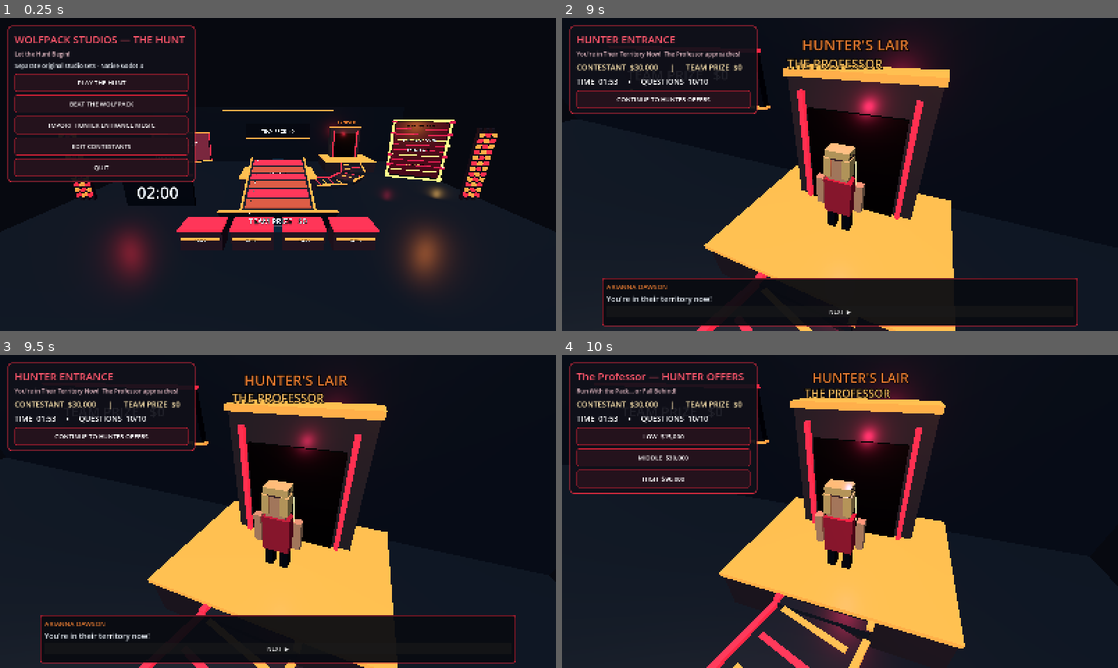
Above: before the commit, frames 1-4 (two rows, left to right).
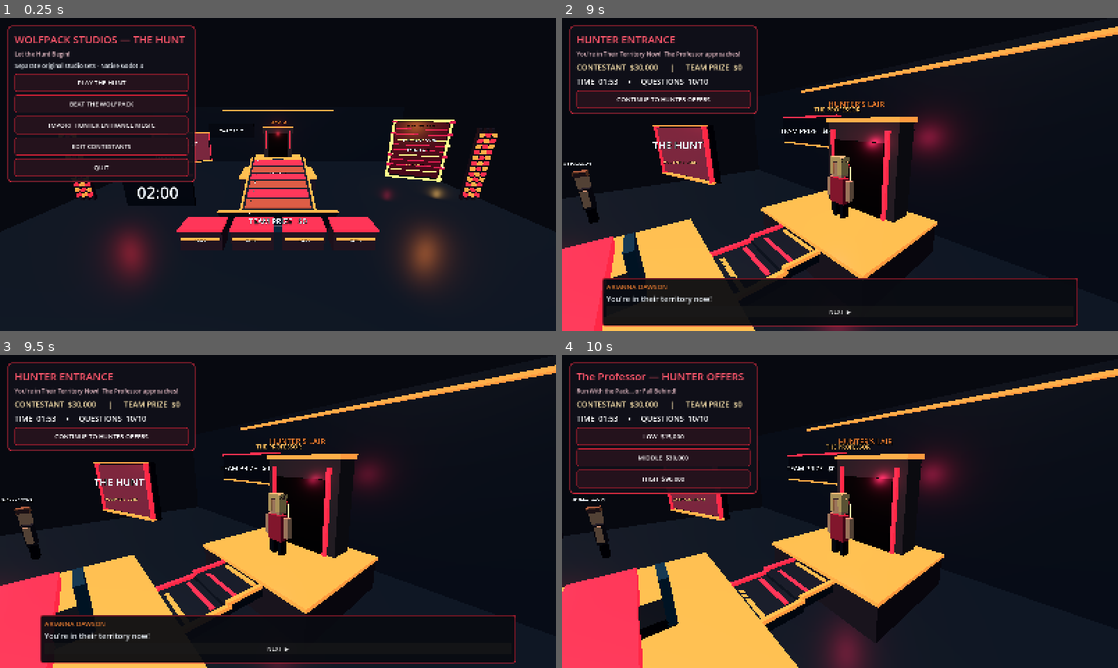
Above: after the commit, the same moments.

Repository: Becksploder2/The-Hunt
Game: Godot game, scene res://main.tscn
The game is run twice, just before and just after one commit, with the same random seed, the same clock (stepped at 60 frames per second) and the same inputs.
Inputs:
- Up to frame 1 (0.25 s): no input
- Up to frame 2 (9 s): click "PLAY THE HUNT" at 0.5 s; click "START CASH BUILDER" at 1.25 s; click "A Ottawa" at 2 s; click "A Jupiter" at 2.75 s; click "A Five" at 3.5 s; click "A Gold" at 4.25 s; click "A 86" at 5 s; click "A Indian" at 5.75 s; click "A 11" at 6.5 s; click "A Raphael" at 7.25 s; click "A Japan" at 8 s; click "A Central Power Unit" at 8.75 s
- Up to frame 3 (9.5 s): no input
- Up to frame 4 (10 s): click "CONTINUE TO HUNTER OFFERS" at 9.5 s

The runs differ from the first frame. In frame 1, 1.2% of the frame differs, in the area x 39-68%, y 32-54%; in frame 2, 25%; in frame 3, 24%; in frame 4, 31%, in the area x 0-100%, y 4-100%.

Commit message:
Invert Hunt stage entrance geography: center Hunter cave and bridge at elevated top of chase table, separate rear scoreboard

Diff:
--- a/godot/main.gd
+++ b/godot/main.gd
@@ -437,9 +437,9 @@
   _build_host_rear_screen()
  else:
   _arch(studio,7.7,-7.3)
- entrance_banner=_text(studio,"",Vector3(8.55,5.3,-10.9) if mode=="hunt" else Vector3(7.7,4.45,-6.52),42,0.005,WHITE)
+ entrance_banner=_text(studio,"",Vector3(0.0,5.3,-11.0) if mode=="hunt" else Vector3(7.7,4.45,-6.52),42,0.005,WHITE)
  entrance_light=OmniLight3D.new()
- entrance_light.position=Vector3(8.6,4.0,-11.0) if mode=="hunt" else Vector3(7.7,3.0,-6.2)
+ entrance_light.position=Vector3(0.0,4.0,-11.0) if mode=="hunt" else Vector3(7.7,3.0,-6.2)
  entrance_light.light_color=RED
  entrance_light.light_energy=4.5
  entrance_light.omni_range=8
@@ -468,7 +468,7 @@
  _box(host_avatar,Vector3(0.58,0.23,0.44),Vector3(0,2.50,0),Color("#b76542"))
  _text(studio,"ARIANNA DAWSON",Vector3(-9.8,3.0,-3.3),42,0.004,WHITE)
  hunter_avatar = _featured_hunter("The Professor")
- hunter_avatar.position=Vector3(8.55,1.0,-11.15) if mode=="hunt" else Vector3(7.7,0,-6.8)
+ hunter_avatar.position=entrance_waypoints[0] if mode=="hunt" else Vector3(7.7,0,-6.8)
  hunter_avatar.visible=false
  contestant_avatar = _avatar(studio,Color("#a41e31"),SKIN)
  contestant_avatar.position=Vector3(0,0,6.3)
@@ -602,24 +602,26 @@
   _box(studio,Vector3(0.22,1.05,0.22),point+Vector3(0,-0.76,0),Color("#40404a"))
 
 func _build_lair_bridge() -> void:
- # Lair is a detached high platform; bridge slopes toward the Hunter's chair.
+ # Top-down studio geography: elevated Hunter end is at rear (-Z).
+ # The lair is directly behind it, NOT on the contestant/camera side.
+ # A short central LED bridge runs forward from the rear cave to the dais.
  entrance_waypoints=[
-  Vector3(8.55,1.0,-11.15),
-  Vector3(8.55,1.0,-9.0),
-  Vector3(7.9,0.72,-6.4),
-  Vector3(6.3,0.40,-4.65),
-  Vector3(3.55,0.36,-4.40),
+  Vector3(0.0,1.0,-11.15),
+  Vector3(0.0,1.0,-9.45),
+  Vector3(0.0,0.92,-8.0),
+  Vector3(0.0,0.75,-6.62),
+  Vector3(0.0,0.75,-5.5),
   Vector3(0.0,0.75,-4.80)
  ]
- _box(studio,Vector3(5.8,1.25,4.25),Vector3(8.55,0.44,-11.3),Color("#28212b"))
- _box(studio,Vector3(5.9,0.13,4.35),Vector3(8.55,1.13,-11.3),ORANGE,true)
- _arch(studio,8.55,-12.6)
- # Cave identity is shown on the dedicated Hunter screen.
- for i in range(entrance_waypoints.size()-2):
+ _box(studio,Vector3(5.8,1.25,4.25),Vector3(0,0.44,-11.3),Color("#28212b"))
+ _box(studio,Vector3(5.9,0.13,4.35),Vector3(0,1.13,-11.3),ORANGE,true)
+ _arch(studio,0.0,-12.65)
+ # Three short lit sections end where the raised Hunter dais begins.
+ # The final two waypoints cross the dais itself; don't build a bridge
+ # across the chair or down the sloping quiz board.
+ for i in range(3):
   _bridge_segment(entrance_waypoints[i],entrance_waypoints[i+1],i)
- # Final approach is a floor-level pathway ending directly at the Hunter seat.
- _bridge_segment(entrance_waypoints[entrance_waypoints.size()-2],entrance_waypoints.back(),4)
- # Bridge edge lighting supplies the entrance path; omit extra cave poles.
+
 
 func _build_hunt_table() -> void:
  # Chase-style show geometry adapted for The Hunt: long, narrow, seven-zone
@@ -658,10 +660,10 @@
  _box(studio,Vector3(6.6,1.2,0.22),Vector3(0,1.0,4.27),DARK)
  _box(studio,Vector3(6.72,0.11,0.25),Vector3(0,1.59,4.30),ORANGE,true)
  table_prize=_text(studio,"TEAM PRIZE   $0",Vector3(0,1.05,4.42),69,0.0062,WHITE)
- _box(studio,Vector3(8.5,1.9,0.3),Vector3(0,4.3,-13.9),DARK)
- _box(studio,Vector3(8.62,0.11,0.36),Vector3(0,5.27,-13.9),RED,true)
- _box(studio,Vector3(8.62,0.11,0.36),Vector3(0,3.33,-13.9),ORANGE,true)
- prize_label=_text(studio,"TEAM PRIZE   $0",Vector3(0,4.32,-13.66),75,0.0076,WHITE)
+ _box(studio,Vector3(6.0,1.75,0.3),Vector3(-6.25,4.35,-14.05),DARK)
+ _box(studio,Vector3(6.1,0.11,0.36),Vector3(-6.25,5.25,-14.05),RED,true)
+ _box(studio,Vector3(6.1,0.11,0.36),Vector3(-6.25,3.45,-14.05),ORANGE,true)
+ prize_label=_text(studio,"TEAM PRIZE   $0",Vector3(-6.25,4.35,-13.82),67,0.0065,WHITE)
  _box(studio,Vector3(3.75,1.7,0.18),Vector3(-6.5,2.75,4.15),DARK)
  _box(studio,Vector3(3.84,0.12,0.22),Vector3(-6.5,3.64,4.15),RED,true)
  stage_clock=_text(studio,"02:00",Vector3(-6.5,2.75,4.35),111,0.0079,WHITE)
@@ -1190,10 +1192,10 @@
  entrance_banner.text=hunter.to_upper() if entrance_banner != null else "HUNTER"
  if entrance_light != null:
   entrance_light.light_energy=8.0
- camera.position=Vector3(10.4,5.0,-7.2) if mode=="hunt" else Vector3(9.0,3.4,1.2)
+ camera.position=Vector3(5.8,4.8,-5.7) if mode=="hunt" else Vector3(9.0,3.4,1.2)
  camera.look_at(hunter_avatar.position+Vector3(0,1.9,0))
  music_director.play_entrance(hunter,mode)
- _text(studio,hunter.to_upper(),Vector3(0,4.1,-3.8),60,0.006,ORANGE)
+ # The titantron handles the on-stage Hunter name: no floating label.
 
 func _process(delta: float) -> void:
  _animate_stage_lights(delta)
@@ -1210,7 +1212,7 @@
    hunter_avatar.position=entrance_waypoints[index].lerp(entrance_waypoints[index+1],fraction)
    var heading:Vector3=entrance_waypoints[index+1]-entrance_waypoints[index]
    hunter_avatar.rotation.y=atan2(heading.x,heading.z)+PI
-   var over_bridge:=Vector3(10.2,5.7,-7.2).lerp(Vector3(4.7,3.8,4.1),ease)
+   var over_bridge:=Vector3(5.8,4.8,-5.7).lerp(Vector3(4.7,3.8,3.0),ease)
    camera.position=over_bridge
   else:
    hunter_avatar.position=Vector3(7.7,0,-6.8).lerp(hunter_target,ease)
